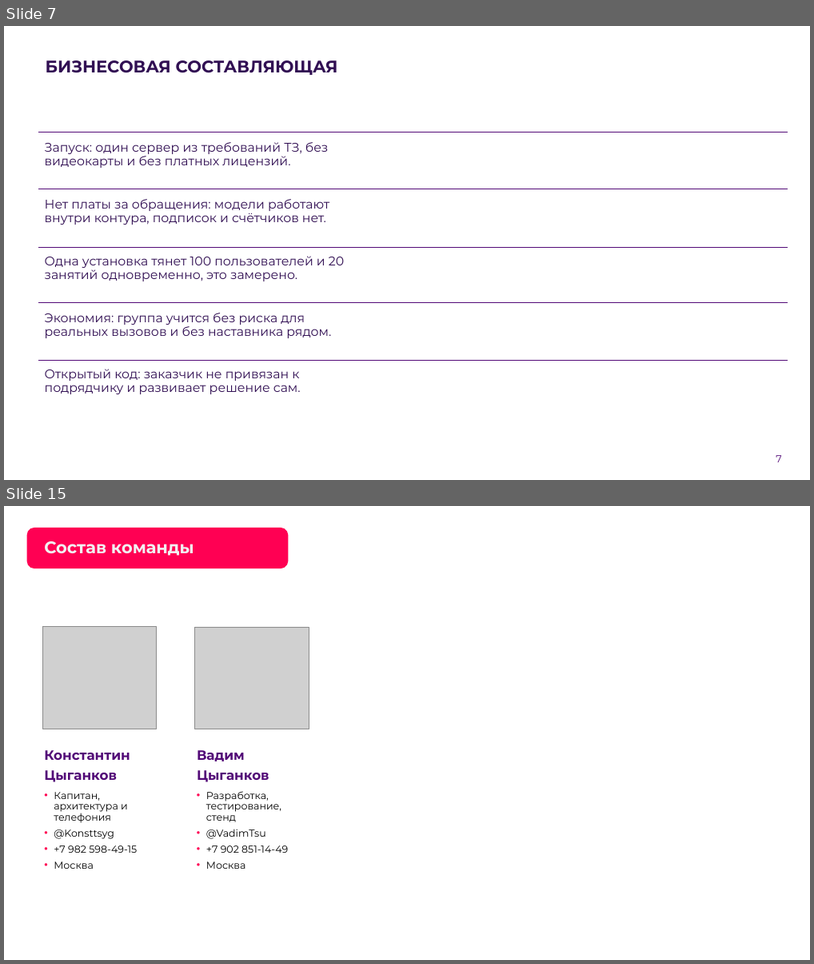
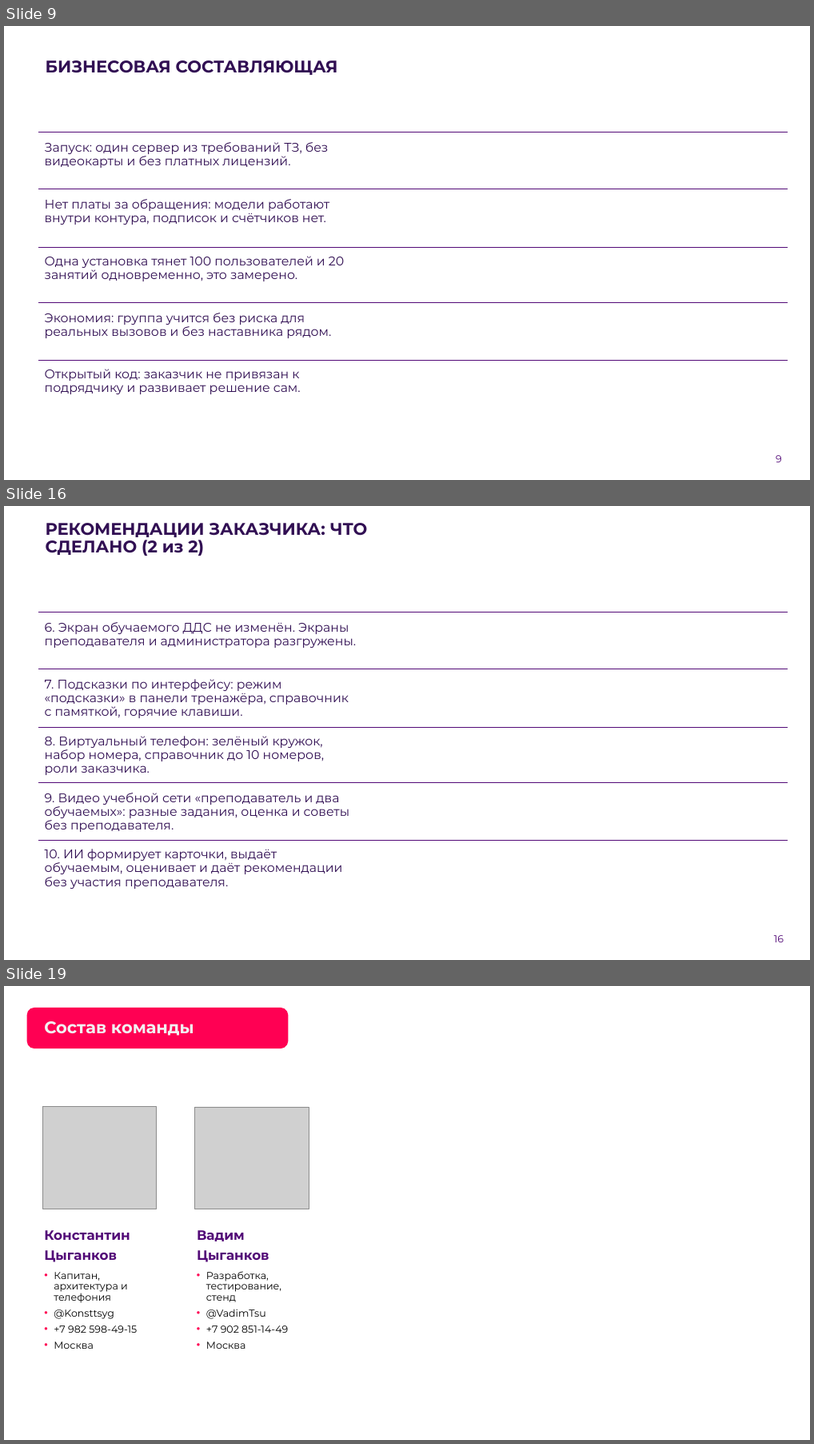
Before and after one commit to Vadik145-beep/lct-112-simulator, a slide deck: docs/presentation/ЛЦТ2026_Ультратех_задача9.pptx. Shown one above the other, each under a label of ours: slides 7 and 15 before the commit, slides 9, 16 and 19 after it; the slides between them are not shown. The pictures are 814x964 and 814x1444 pixels, drawn with LibreOffice and Linux fonts; fonts in the diff are those of the drawing; grey boxes stand for pictures; background and template pictures are left out. Boxes give left, top, right and bottom in pixels: in the first picture for what was removed or moved away, otherwise in the second. Text is boxed around its words. In the diff, an @@ line names an element or a change of style, - is before the commit and + after.

Commit message:
docs: презентация финала, версия 20.10 (#268)
Переработана под рекомендации заказчика от 16.10: убран режим оператора 112,
добавлены слайды про виртуальный телефон, формирование заданий ИИ и два слайда
«Рекомендации заказчика: что сделано». Обязательные слайды шаблона сохранены.
Обновлены «Где посмотреть», «Что проверено», «Планы», описание решения.

```diff
--- a/docs/presentation/ЛЦТ2026_Ультратех_задача9.pptx
+++ b/docs/presentation/ЛЦТ2026_Ультратех_задача9.pptx
@@ slide 16 added at bbox=[4, 506, 810, 960], background picture (left out) @@
@@ title added at bbox=[46, 523, 368, 556], 20 pt, text #310F53, bold @@
+РЕКОМЕНДАЦИИ ЗАКАЗЧИКА: ЧТО СДЕЛАНО (2 из 2)
@@ line added from (38, 612) to (789, 612), #520977 1 pt @@
@@ text added at bbox=[45, 622, 356, 648], 15 pt, text #310F53 @@
+6. Экран обучаемого ДДС не изменён. Экраны преподавателя и администратора разгружены.
@@ line added from (38, 669) to (789, 669), #520977 1 pt @@
@@ text added at bbox=[45, 679, 349, 718], 15 pt, text #310F53 @@
+7. Подсказки по интерфейсу: режим «подсказки» в панели тренажёра, справочник с памяткой, горячие клавиши.
@@ line added from (38, 728) to (789, 728), #520977 1 pt @@
@@ text added at bbox=[45, 736, 325, 775], 15 pt, text #310F53 @@
+8. Виртуальный телефон: зелёный кружок, набор номера, справочник до 10 номеров, роли заказчика.
@@ line added from (38, 783) to (789, 783), #520977 1 pt @@
@@ text added at bbox=[45, 792, 350, 832], 15 pt, text #310F53 @@
+9. Видео учебной сети «преподаватель и два обучаемых»: разные задания, оценка и советы без преподавателя.
@@ line added from (38, 840) to (789, 840), #520977 1 pt @@
@@ text added at bbox=[45, 848, 343, 888], 15 pt, text #310F53 @@
+10. ИИ формирует карточки, выдаёт обучаемым, оценивает и даёт рекомендации без участия преподавателя.
@@ page number added at bbox=[774, 935, 784, 942], 12 pt, text #520977 @@
+16
@@ what was slide 7 is now slide 9 @@
@@ page number at bbox=[776, 455, 782, 462]: text changed @@
-7
+9
@@ what was slide 15 is now slide 19 @@
```
Also in this commit, not shown: 10 slides changed, 3 other slides added, 1 other file.
